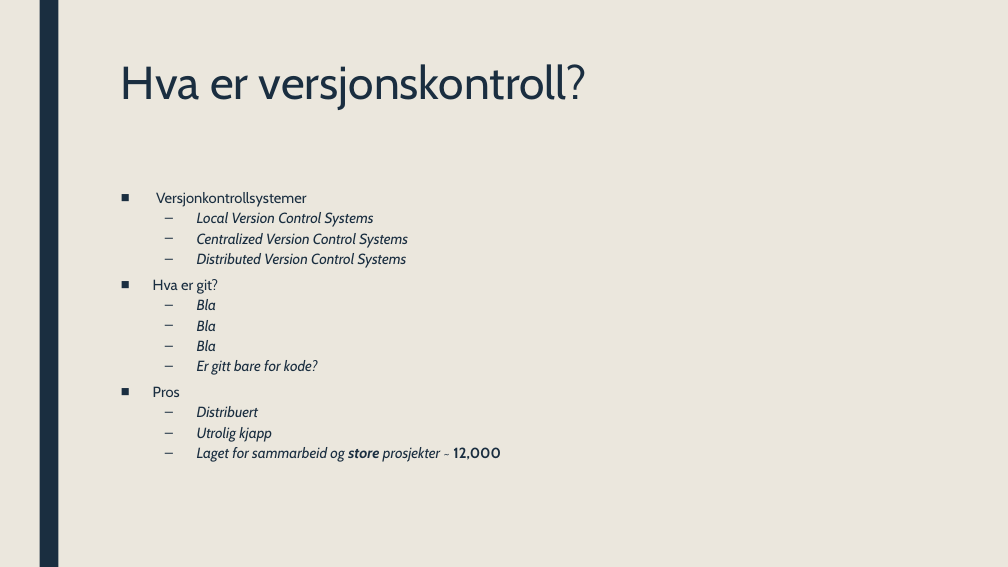
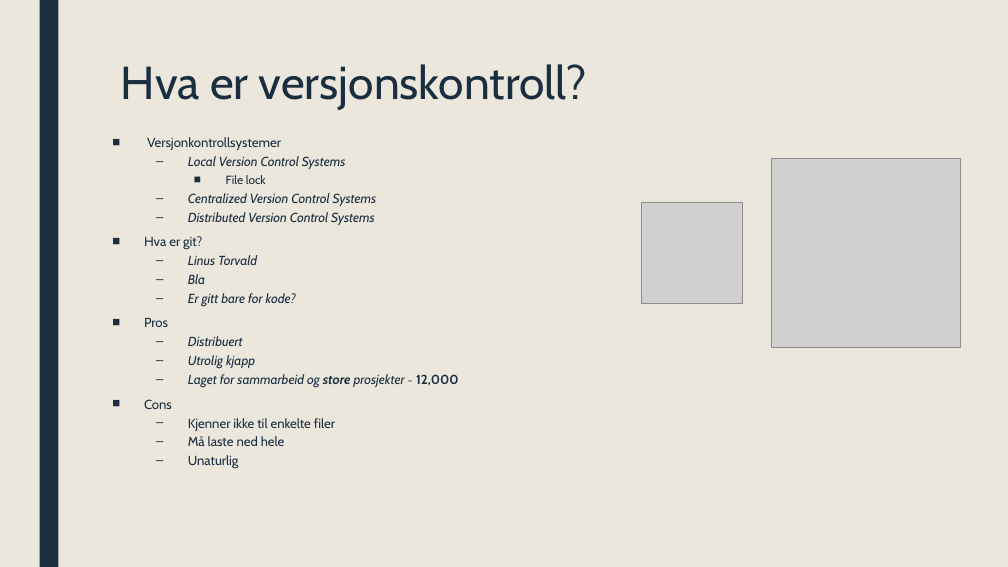
Before and after one commit to ufarm/sommer2016, a slide deck: slide 5 of GIT.pptx. Drawn at 1008x567 pixels with LibreOffice and Linux fonts; fonts in the diff are those of the drawing; grey boxes stand for pictures. Boxes give left, top, right and bottom in pixels: in the first picture for what was removed or moved away, otherwise in the second. Text is boxed around its words. In the diff, an @@ line names an element or a change of style, - is before the commit and + after.

```diff
--- a/GIT.pptx
+++ b/GIT.pptx
@@ text "Versjonkontrollsystemer": place and size @@
-text "Versjonkontrollsystemer" at <box>153,192,501,462</box>
+text "Versjonkontrollsystemer" at <box>144,137,458,469</box>
@@ text at <box>144,137,458,388</box>: size 14 to 12.5 pt in "Versjonkontrollsystemer", "Local Version Control Systems", "Centralized Version Control Systems", "Distributed Version Control Systems" and 7 more places @@
@@ text at <box>226,175,266,184</box>: paragraph added @@
+    ■ File lock
@@ picture added at <box>772,158,961,347</box> @@
@@ picture added at <box>641,202,742,302</box> @@
@@ text at <box>188,255,257,265</box>: text changed; size 14 to 12.5 pt @@
-  – Bla
-  – Bla
+  – Linus Torvald
@@ text at <box>144,399,335,469</box>: paragraphs added @@
+■ Cons
+  – Kjenner ikke til enkelte filer
+  – Må laste ned hele
+  – Unaturlig
```
Also in this commit, not shown: 1 slide added.
